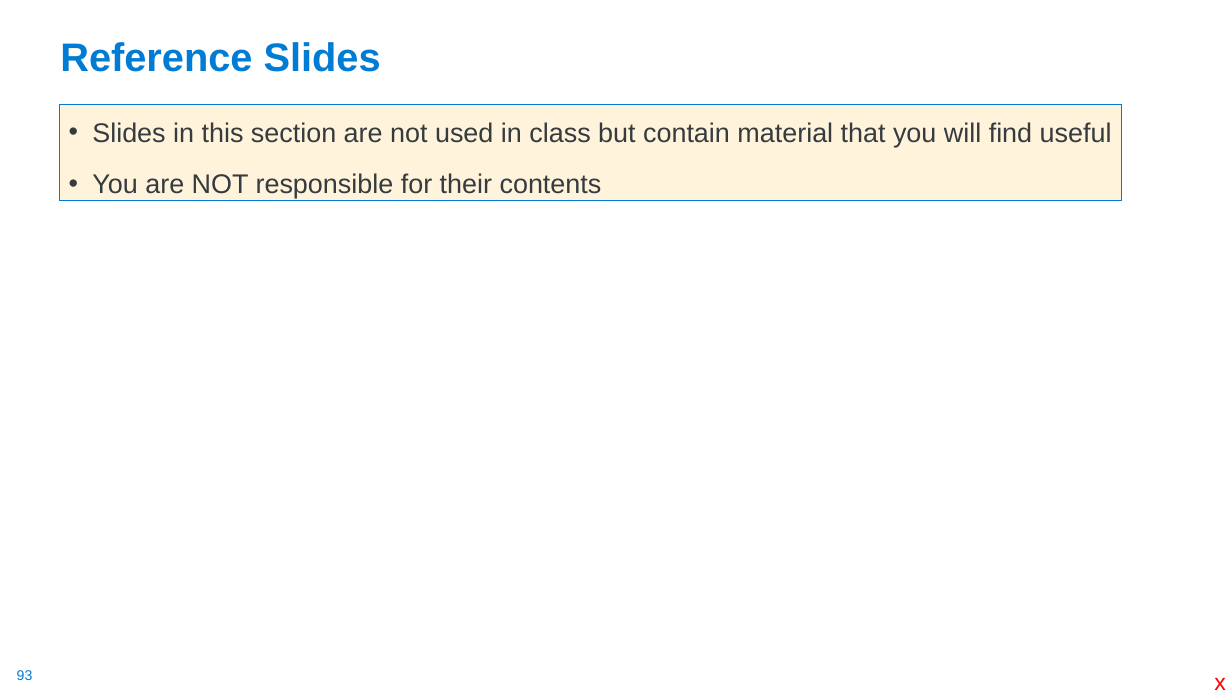
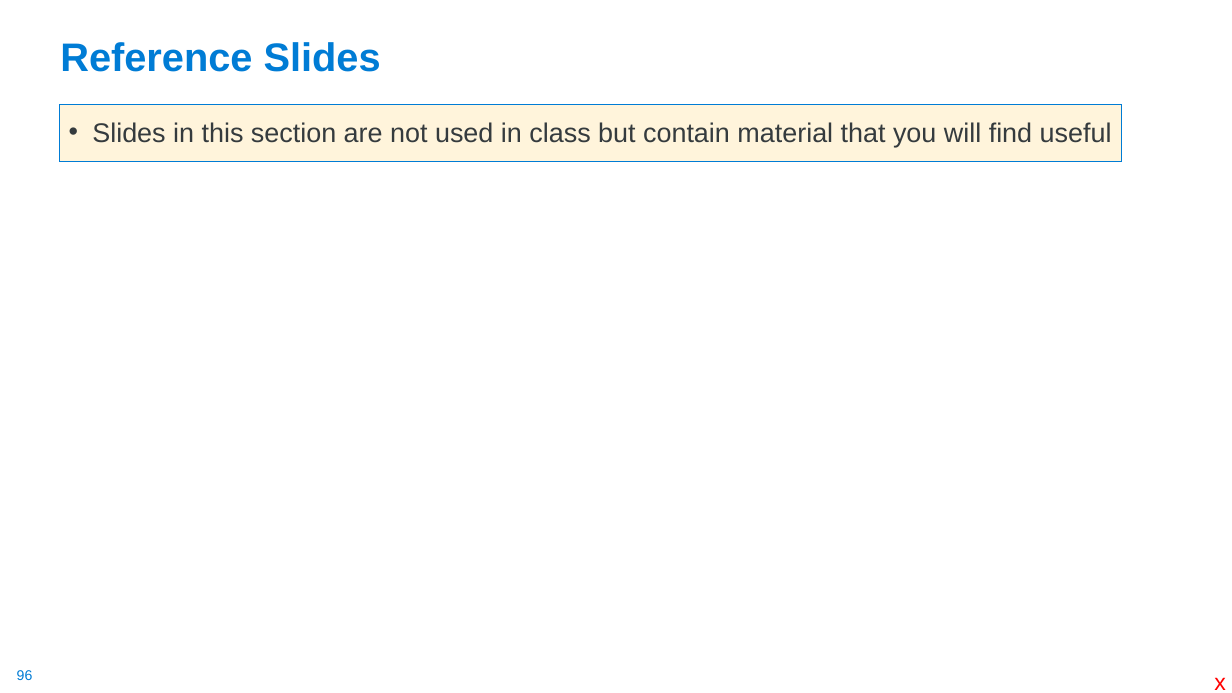
Before and after one commit to cse30-sp24/Muller-Slides, a slide deck: slide 96 of 01-C-Part1.pptx (slide 93 before the commit). Drawn at 1232x693 pixels with LibreOffice and Linux fonts; fonts in the diff are those of the drawing. Boxes give left, top, right and bottom in pixels: in the first picture for what was removed or moved away, otherwise in the second. Text is boxed around its words. In the diff, an @@ line names an element or a change of style, - is before the commit and + after.

```diff
--- a/01-C-Part1.pptx
+++ b/01-C-Part1.pptx
@@ text "Slides in this section are ...": place and size @@
-text "Slides in this section are ..." at bbox=[59, 104, 1122, 201]
+text "Slides in this section are ..." at bbox=[59, 104, 1122, 162]
@@ text at bbox=[92, 173, 602, 198]: paragraph removed @@
-• You are NOT responsible for their contents
@@ page number at bbox=[17, 670, 33, 680]: text changed @@
-93
+96
```
Also in this commit, not shown: 2 other slides changed, 10 slides added, 3 other files.
